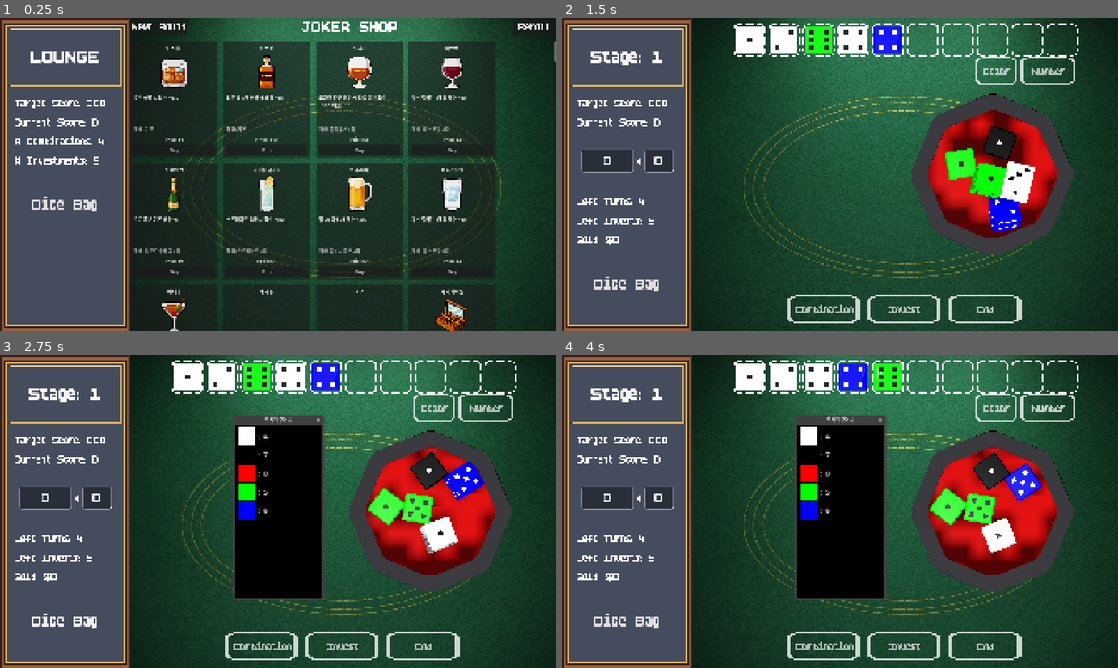
Above: before the commit, frames 1-4 (two rows, left to right).
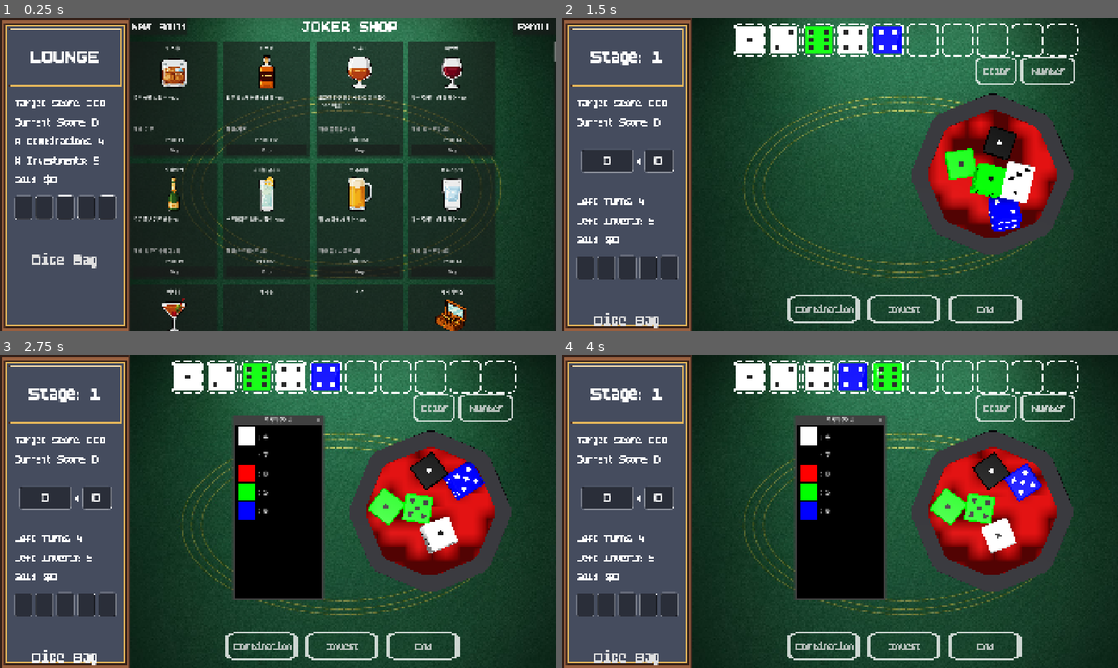
Above: after the commit, the same moments.

Repository: SangHyung-Jung/ColorDiceRollGame
Game: Godot game, scene res://shop_screen.tscn
Two runs of this game, one before a commit and one after it. Both use one fixed random seed, a clock stepped at 60 frames per second and the inputs below. This scene is started directly instead of the project's main scene.
Inputs:
- Up to frame 1 (0.25 s): no input
- Up to frame 2 (1.5 s): click "Buy" at 0.5 s; click "Next Round" at 1.25 s
- Up to frame 3 (2.75 s): click "Dice Bag" at 2 s
- Up to frame 4 (4 s): click "Color" at 2.75 s; click "Number" at 3.5 s

The runs differ from the first frame. In frame 1, 1.6% of the frame differs, in the area x 2-21%, y 50-80%; in frame 2, 1.7%, in the area x 2-21%, y 75-100%; in frame 3, 1.7%; in frame 4, 1.7%.

Commit message:
add buying system

Diff:
--- a/main_screen.gd
+++ b/main_screen.gd
@@ -20,6 +20,7 @@
 @onready var turns_left_label: Label = $MainLayout/InfoPanel/Panel/VBoxContainer/TurnsLeftLabel
 @onready var invests_left_label: Label = $MainLayout/InfoPanel/Panel/VBoxContainer/InvestsLeftLabel
 @onready var gold_label: Label = $MainLayout/InfoPanel/Panel/VBoxContainer/GoldLabel
+@onready var joker_inventory: HBoxContainer = %JokerInventory
 @onready var view_dice_bag_button: Button = $MainLayout/InfoPanel/Panel/VBoxContainer/ViewDiceBagButton
 @onready var submit_button: Button = $MainLayout/GameArea/InteractionUI/HBoxContainer/TextureRect/SubmitButton
 @onready var invest_button: Button = $MainLayout/GameArea/InteractionUI/HBoxContainer/TextureRect2/InvestButton
@@ -96,8 +97,9 @@
 	_update_ui_from_gamestate()
 	_on_rolling_area_resized()
 
+	joker_inventory.update_display(Main.owned_jokers)
+
 	_set_state(GameState.AWAITING_ROLL_INPUT)
-
 func _initialize_score_animator() -> void:
 	score_animator = ScoreAnimatorScene.new()
 	add_child(score_animator)
--- a/main_screen.tscn
+++ b/main_screen.tscn
@@ -1,10 +1,11 @@
-[gd_scene load_steps=9 format=3 uid="uid://c81qr2c7cgegt"]
+[gd_scene load_steps=10 format=3 uid="uid://c81qr2c7cgegt"]
 
 [ext_resource type="Script" uid="uid://tfyw8iy6l28q" path="res://main_screen.gd" id="1_ssyjo"]
 [ext_resource type="Texture2D" uid="uid://b6ra7i5qkug47" path="res://score_panel.png" id="2_stk2i"]
 [ext_resource type="FontFile" uid="uid://ulruyehktvyh" path="res://font/boldpixels/BoldPixels.otf" id="3_7a4el"]
 [ext_resource type="Texture2D" uid="uid://b73pj7813d7vi" path="res://dice_socket2.png" id="4_kwhh3"]
 [ext_resource type="Texture2D" uid="uid://dtv5mtrg1vdg0" path="res://background_dice.png" id="5_wevgp"]
+[ext_resource type="PackedScene" path="res://scenes/components/joker_inventory.tscn" id="6_jokerinv"]
 
 [sub_resource type="StyleBoxTexture" id="StyleBoxTexture_fplum"]
 texture = ExtResource("2_stk2i")
@@ -181,6 +182,10 @@
 theme_override_font_sizes/font_size = 40
 text = "Gold: $0"
 
+[node name="JokerInventory" parent="MainLayout/InfoPanel/Panel/VBoxContainer" instance=ExtResource("6_jokerinv")]
+unique_name_in_owner = true
+layout_mode = 2
+
 [node name="VSeparator3" type="Control" parent="MainLayout/InfoPanel/Panel/VBoxContainer"]
 custom_minimum_size = Vector2(0, 50)
 layout_mode = 2
--- /dev/null
+++ b/scenes/components/joker_inventory.tscn
@@ -0,0 +1,91 @@
+[gd_scene load_steps=3 format=3 uid="uid://c7d6e5f4g3h2"]
+
+[ext_resource type="Script" path="res://scripts/components/joker_inventory.gd" id="1_inventory"]
+
+[sub_resource type="StyleBoxFlat" id="StyleBoxFlat_slot"]
+bg_color = Color(0, 0, 0, 0.392157)
+border_width_left = 2
+border_width_top = 2
+border_width_right = 2
+border_width_bottom = 2
+border_color = Color(1, 1, 1, 0.5)
+corner_radius_top_left = 8
+corner_radius_top_right = 8
+corner_radius_bottom_right = 8
+corner_radius_bottom_left = 8
+
+[node name="JokerInventory" type="HBoxContainer"]
+custom_minimum_size = Vector2(0, 100)
+theme_override_constants/separation = 10
+alignment = 1
+script = ExtResource("1_inventory")
+
+[node name="Slot1" type="AspectRatioContainer" parent="."]
+layout_mode = 2
+size_flags_horizontal = 3
+ratio = 0.75
+
+[node name="Background" type="PanelContainer" parent="Slot1"]
+layout_mode = 2
+theme_override_styles/panel = SubResource("StyleBoxFlat_slot")
+
+[node name="Icon" type="TextureRect" parent="Slot1/Background"]
+layout_mode = 2
+expand_mode = 1
+stretch_mode = 5
+
+[node name="Slot2" type="AspectRatioContainer" parent="."]
+layout_mode = 2
+size_flags_horizontal = 3
+ratio = 0.75
+
+[node name="Background" type="PanelContainer" parent="Slot2"]
+layout_mode = 2
+theme_override_styles/panel = SubResource("StyleBoxFlat_slot")
+
+[node name="Icon" type="TextureRect" parent="Slot2/Background"]
+layout_mode = 2
+expand_mode = 1
+stretch_mode = 5
+
+[node name="Slot3" type="AspectRatioContainer" parent="."]
+layout_mode = 2
+size_flags_horizontal = 3
+ratio = 0.75
+
+[node name="Background" type="PanelContainer" parent="Slot3"]
+layout_mode = 2
+theme_override_styles/panel = SubResource("StyleBoxFlat_slot")
+
+[node name="Icon" type="TextureRect" parent="Slot3/Background"]
+layout_mode = 2
+expand_mode = 1
+stretch_mode = 5
+
+[node name="Slot4" type="AspectRatioContainer" parent="."]
+layout_mode = 2
+size_flags_horizontal = 3
+ratio = 0.75
+
+[node name="Background" type="PanelContainer" parent="Slot4"]
+layout_mode = 2
+theme_override_styles/panel = SubResource("StyleBoxFlat_slot")
+
+[node name="Icon" type="TextureRect" parent="Slot4/Background"]
+layout_mode = 2
+expand_mode = 1
+stretch_mode = 5
+
+[node name="Slot5" type="AspectRatioContainer" parent="."]
+layout_mode = 2
+size_flags_horizontal = 3
+ratio = 0.75
+
+[node name="Background" type="PanelContainer" parent="Slot5"]
+layout_mode = 2
+theme_override_styles/panel = SubResource("StyleBoxFlat_slot")
+
+[node name="Icon" type="TextureRect" parent="Slot5/Background"]
+layout_mode = 2
+expand_mode = 1
+stretch_mode = 5
--- /dev/null
+++ b/scripts/components/joker_inventory.gd
@@ -0,0 +1,27 @@
+extends HBoxContainer
+class_name JokerInventory
+
+# 이 컨트롤은 5개의 조커 슬롯 UI를 관리합니다.
+
+@onready var slots: Array[TextureRect] = [
+	$Slot1/Background/Icon,
+	$Slot2/Background/Icon,
+	$Slot3/Background/Icon,
+	$Slot4/Background/Icon,
+	$Slot5/Background/Icon,
+]
+
+## 소유한 조커 목록을 받아서 UI를 업데이트합니다.
+func update_display(owned_jokers: Array) -> void:
+	for i in range(slots.size()):
+		var slot_icon: TextureRect = slots[i]
+		if i < owned_jokers.size():
+			var joker = owned_jokers[i]
+			var image_path = joker.get("image_path", "")
+			if image_path != "N/A" and FileAccess.file_exists(image_path):
+				slot_icon.texture = load(image_path)
+			else:
+				slot_icon.texture = null # 이미지가 없는 경우
+		else:
+			# 소유하지 않은 슬롯은 비웁니다.
+			slot_icon.texture = null
--- a/scripts/components/joker_shop_item.gd
+++ b/scripts/components/joker_shop_item.gd
@@ -1,5 +1,7 @@
 extends PanelContainer
 class_name JokerShopItem
+
+signal item_purchased
 
 @onready var name_label: Label = $MarginContainer/VBoxContainer/NameLabel
 @onready var description_label: Label = $MarginContainer/VBoxContainer/DescriptionLabel
@@ -30,14 +32,21 @@
 	#         buy_button.disabled = false
 
 func _on_buy_button_pressed():
+	if Main.owned_jokers.size() >= 5:
+		print("Joker inventory is full (Max 5).")
+		return
+
 	var price = joker_info.get("Price", 999)
 	if Main.gold >= price:
 		Main.gold -= price
+		Main.owned_jokers.append(joker_info)
 		print("Bought: %s for $%d. Remaining Gold: $%d" % [name_label.text, price, Main.gold])
+
 		# 구매 후 버튼 비활성화 또는 상태 변경
 		buy_button.disabled = true
 		buy_button.text = "Owned"
-		# 골드 UI 업데이트를 위해 상위에 시그널을 보낼 수 있습니다.
-		# emit_signal("item_purchased")
+
+		# 상위 노드(shop_screen)에 구매가 일어났음을 알림
+		item_purchased.emit()
 	else:
 		print("Not enough gold to buy %s. Need $%d, have $%d" % [name_label.text, price, Main.gold])
--- a/scripts/main.gd
+++ b/scripts/main.gd
@@ -8,3 +8,4 @@
 var turns_left: int = 4
 var invests_left: int = 5
 var gold: int = 0 # 플레이어 재화
+var owned_jokers: Array = [] # 플레이어가 소유한 조커 목록
--- a/shop_screen.gd
+++ b/shop_screen.gd
@@ -4,6 +4,8 @@
 # UI 노드 참조
 @onready var joker_grid_container: GridContainer = $MainLayout/GameArea/ScrollContainer/JokerGridContainer
 @onready var next_round_button: Button = $MainLayout/GameArea/ShopHeader/NextRoundButton
+@onready var gold_label: Label = $MainLayout/InfoPanel/Panel/VBoxContainer/GoldLabel
+@onready var joker_inventory: HBoxContainer = %JokerInventory
 
 # 리소스 로드
 const JokerShopItemScene = preload("res://scenes/components/joker_shop_item.tscn")
@@ -15,6 +17,10 @@
 
 	# 상점 아이템 채우기
 	_populate_shop_items()
+
+	# UI 업데이트
+	_update_gold_label()
+	joker_inventory.update_display(Main.owned_jokers)
 
 ## JokerManager에서 조커 목록을 가져와 상점 아이템을 생성하고 그리드에 추가합니다.
 func _populate_shop_items() -> void:
@@ -32,6 +38,7 @@
 	# 각 조커에 대해 아이템 씬을 인스턴스화하고 설정합니다.
 	for joker_info in all_jokers:
 		var joker_item = JokerShopItemScene.instantiate()
+		joker_item.item_purchased.connect(_on_item_purchased) # 구매 시그널 연결
 		joker_item.joker_info = joker_info # 데이터를 먼저 할당합니다.
 		joker_grid_container.add_child(joker_item) # 그 다음에 씬 트리에 추가합니다.
 
@@ -39,3 +46,12 @@
 func _on_next_round_button_pressed() -> void:
 	StageManager.advance_to_next_round()
 	get_tree().change_scene_to_file("res://main_screen.tscn")
+
+## 골드 UI를 업데이트합니다.
+func _update_gold_label() -> void:
+	gold_label.text = "Gold: $%d" % Main.gold
+
+## 아이템 구매 시 호출될 함수
+func _on_item_purchased() -> void:
+	_update_gold_label()
+	joker_inventory.update_display(Main.owned_jokers)
--- a/shop_screen.tscn
+++ b/shop_screen.tscn
@@ -5,6 +5,7 @@
 [ext_resource type="FontFile" uid="uid://ulruyehktvyh" path="res://font/boldpixels/BoldPixels.otf" id="3_7a4el"]
 [ext_resource type="Texture2D" uid="uid://b73pj7813d7vi" path="res://dice_socket2.png" id="4_kwhh3"]
 [ext_resource type="Texture2D" uid="uid://dtv5mtrg1vdg0" path="res://background_dice.png" id="5_wevgp"]
+[ext_resource type="PackedScene" uid="uid://c7d6e5f4g3h2" path="res://scenes/components/joker_inventory.tscn" id="6_abcde"]
 
 [sub_resource type="StyleBoxTexture" id="StyleBoxTexture_fplum"]
 texture = ExtResource("2_stk2i")
@@ -100,6 +101,16 @@
 theme_override_font_sizes/font_size = 40
 text = "# Investments: 5"
 
+[node name="GoldLabel" type="Label" parent="MainLayout/InfoPanel/Panel/VBoxContainer"]
+layout_mode = 2
+theme_override_fonts/font = ExtResource("3_7a4el")
+theme_override_font_sizes/font_size = 40
+text = "Gold: $0"
+
+[node name="JokerInventory" parent="MainLayout/InfoPanel/Panel/VBoxContainer" instance=ExtResource("6_abcde")]
+unique_name_in_owner = true
+layout_mode = 2
+
 [node name="VSeparator3" type="Control" parent="MainLayout/InfoPanel/Panel/VBoxContainer"]
 custom_minimum_size = Vector2(0, 50)
 layout_mode = 2
Not shown, added: scripts/components/joker_inventory.gd.uid
